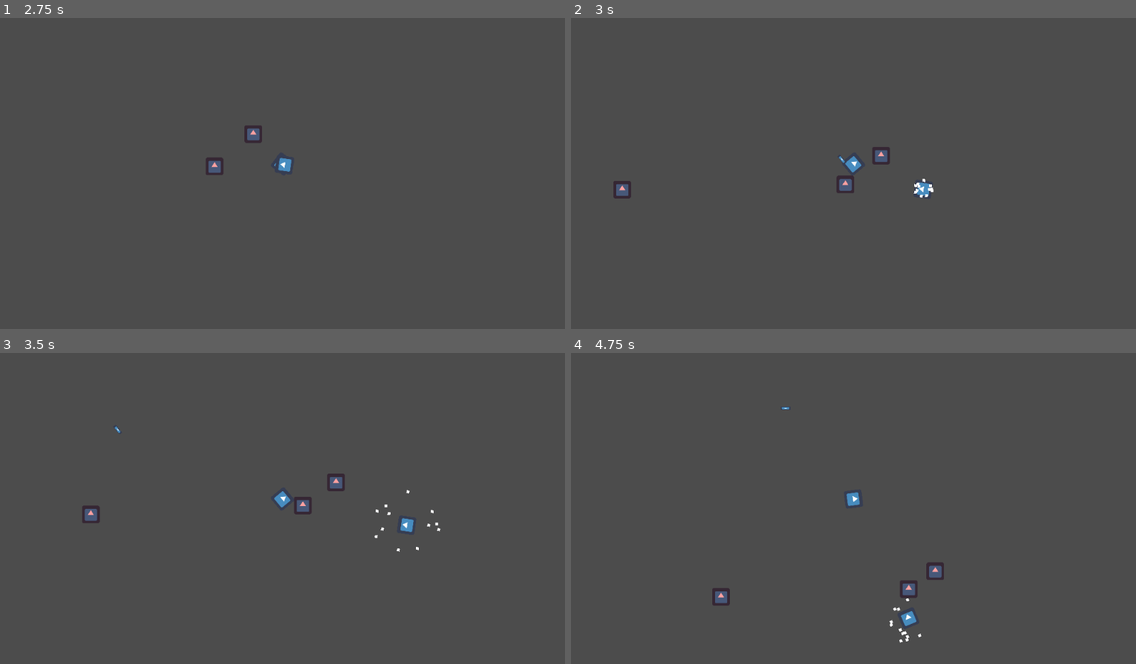
Above: before the commit, frames 1-4 (two rows, left to right).
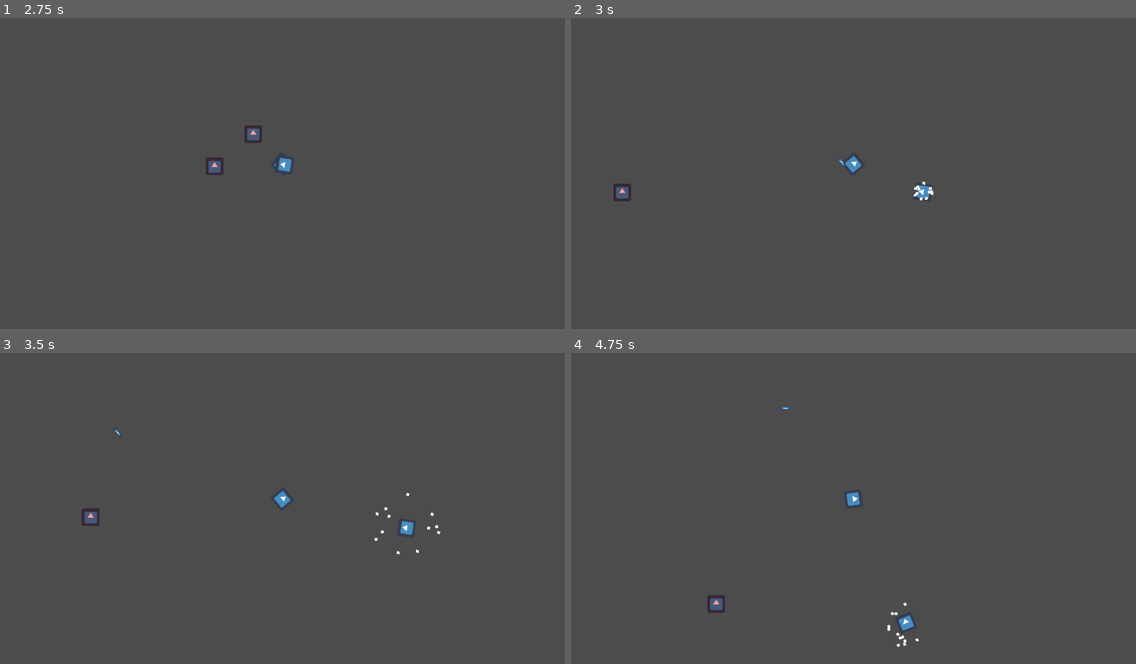
Above: after the commit, the same moments.

Repository: adrianriverof/juego-viaje
Game: Godot game, scene res://level.tscn
The game is run twice, just before and just after one commit, with the same random seed, the same clock (stepped at 60 frames per second) and the same inputs. The engine's default icon, where the game draws it, is replaced by a stand-in: a white triangle on a blue panel in a dark square.
Inputs:
- Up to frame 1 (2.75 s): hold Right (p1right) 0.53-1.28 s; hold A (p1mine) 0.53-1.28 s; hold Down (p1down) 1.28-2.03 s; tap S (p1shoot) at 1.35 s; hold Right (p1right) from 2.03 s (still down); hold A (p1mine) from 2.03 s (still down)
- Up to frame 2 (3 s): release Right (p1right) at 2.78 s; release A (p1mine) at 2.78 s; hold Up (p1up) from 2.78 s (still down); tap S (p1shoot) at 2.85 s
- Up to frame 3 (3.5 s): keep holding Up (p1up)
- Up to frame 4 (4.75 s): release Up (p1up) at 3.53 s; hold A (p1mine) 3.53-4.28 s; hold Left (p1left) from 3.53 s (still down); tap S (p1shoot) at 4.35 s

Frame 1 is identical in both runs. In frame 2, 0.6% of the frame differs, in the area x 7-65%, y 41-59%; in frame 3, 0.6%; in frame 4, 0.8%, in the area x 24-66%, y 67-95%.

Commit message:
daño en las minas

Diff:
--- a/bullet.gd
+++ b/bullet.gd
@@ -39,7 +39,6 @@
 
 
 func _on_bullet_body_entered(body):
-	print("bala detecta cuerpo")
 
 	if body.is_in_group("enemy"):
 		print("es un enemigo")
--- a/mine.gd
+++ b/mine.gd
@@ -67,6 +67,9 @@
 	var explosion_radius = $Area2D/CollisionShape2D.shape.radius
 
 
+	if body.is_in_group("enemy"):
+		body.take_damage(1000)
+
 	if body.is_in_group("player"):
 		body.velocity += (body.position - position).normalized() * (2000) * (-distancia + explosion_radius)/explosion_radius
 
